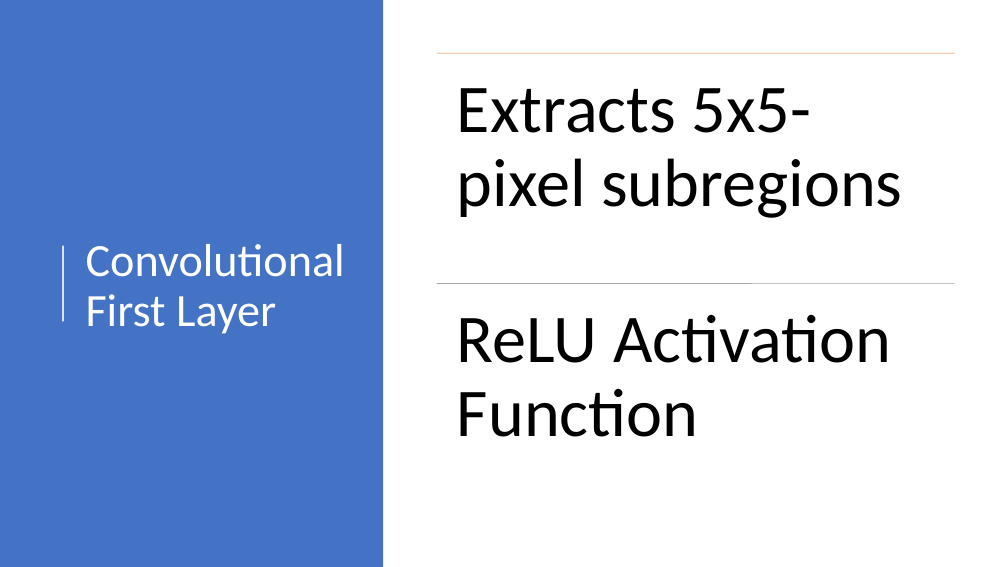
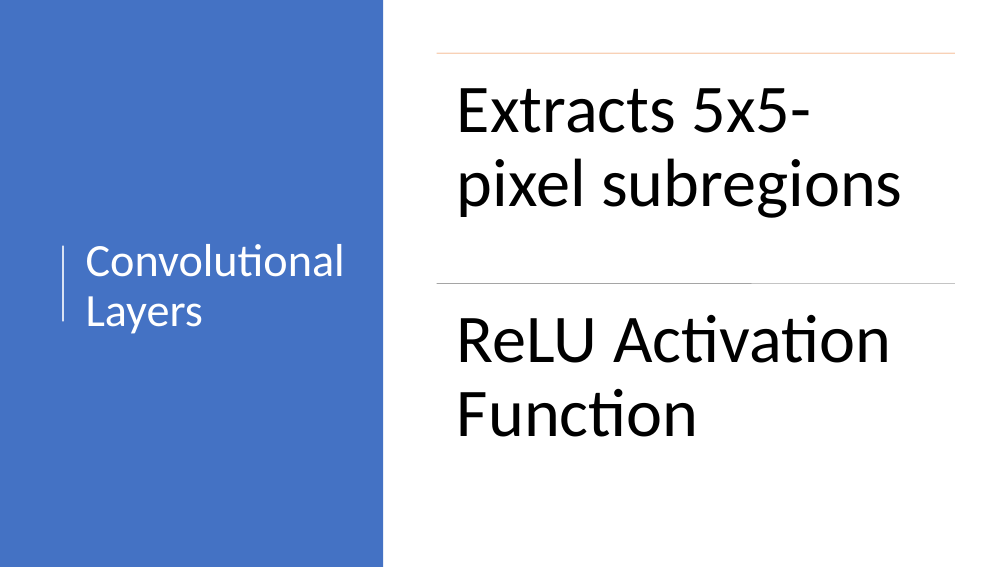
Before and after one commit to ChrisKalahiki/CNN-for-BelgiumTS-and-MNIST, a slide deck: slide 13 of RIPMazeRunner.pptx (slide 12 before the commit). Drawn at 1008x567 pixels with LibreOffice and Linux fonts; fonts in the diff are those of the drawing. Boxes give left, top, right and bottom in pixels: in the first picture for what was removed or moved away, otherwise in the second. Text is boxed around its words. In the diff, an @@ line names an element or a change of style, - is before the commit and + after.

```diff
--- a/RIPMazeRunner.pptx
+++ b/RIPMazeRunner.pptx
@@ title at bbox=[86, 244, 345, 334]: text changed @@
-Convolutional First Layer
+Convolutional Layers
```
Also in this commit, not shown: 1 other slide changed, 1 slide added, 2 slides removed.
